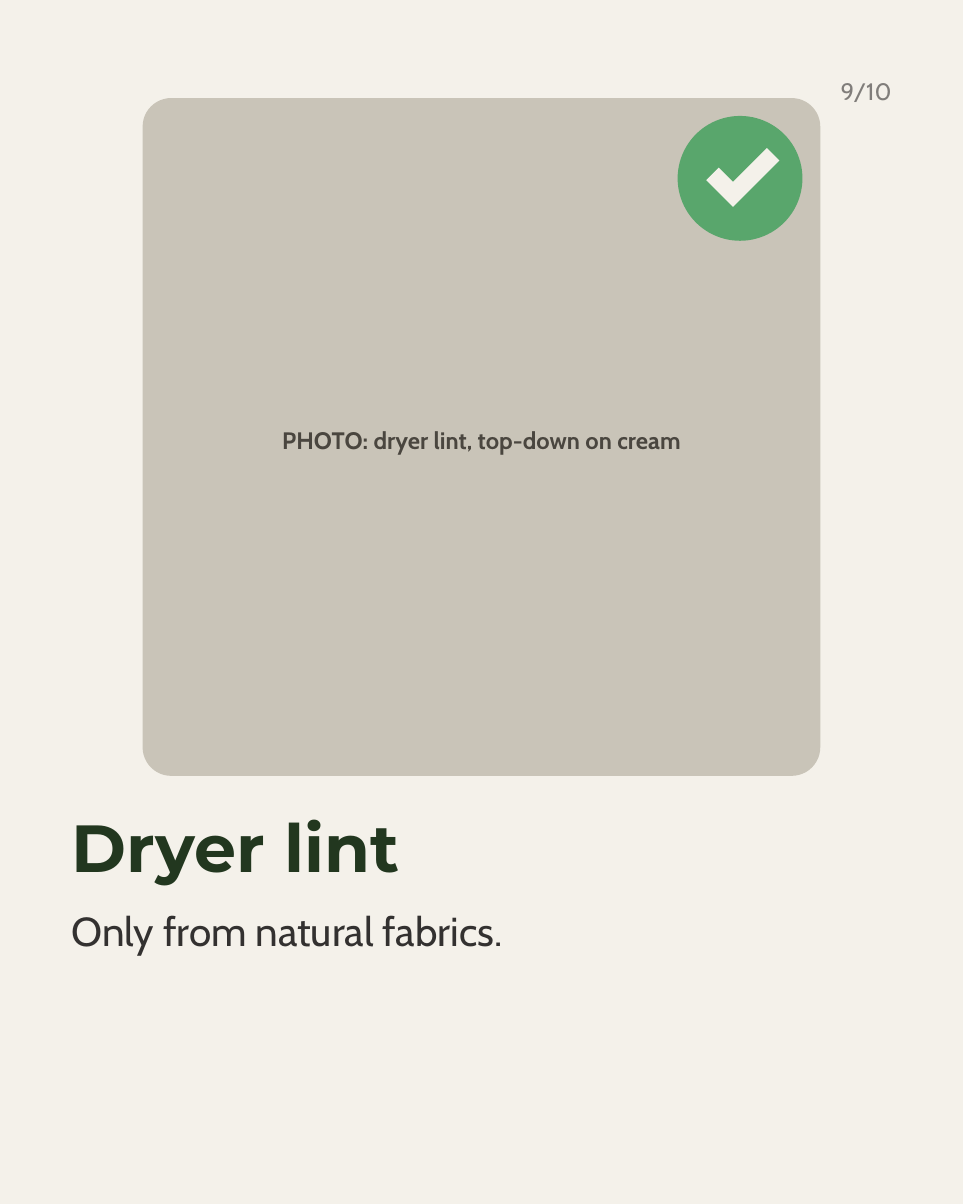
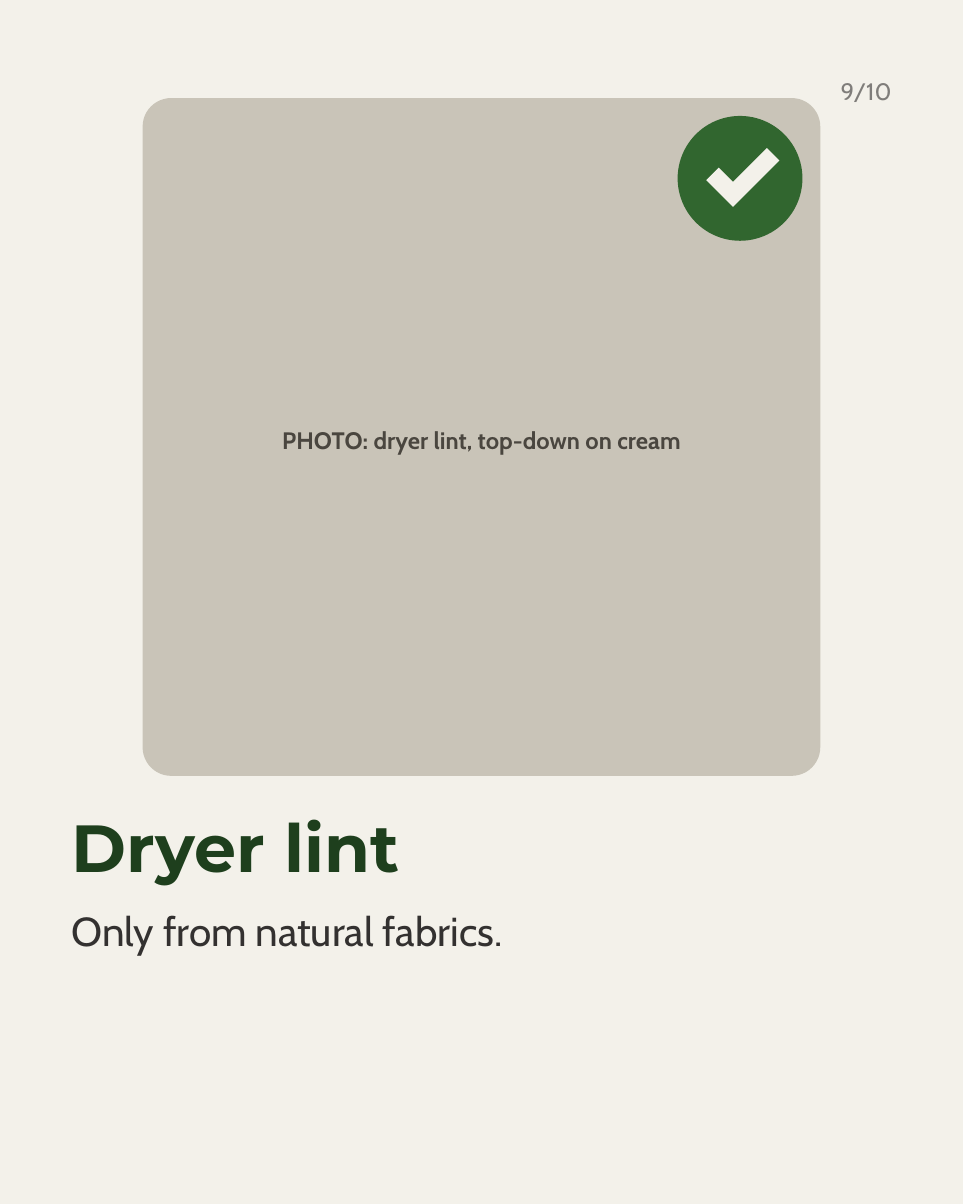
Before and after one commit to linneamoritznyc/SFW-SocialMedia, a slide deck: slide 9 of templates/posts/october/2026-10-17-sat-ig-can-this-go-in-my-compost.pptx. Drawn at 963x1204 pixels with LibreOffice and Linux fonts; fonts in the diff are those of the drawing. Boxes give left, top, right and bottom in pixels: in the first picture for what was removed or moved away, otherwise in the second. Text is boxed around its words. In the diff, an @@ line names an element or a change of style, - is before the commit and + after.

```diff
--- a/templates/posts/october/2026-10-17-sat-ig-can-this-go-in-my-compost.pptx
+++ b/templates/posts/october/2026-10-17-sat-ig-can-this-go-in-my-compost.pptx
@@ background #F4F1EA to #F3F1EA @@
@@ ellipse at (678, 116, 803, 241): fill #59A66C to #31662F @@
@@ freeform shape at (706, 148, 779, 207): fill #F4F1EA to #F3F1EA @@
```
Also in this commit, not shown: 9 other slides changed, 51 other files.
